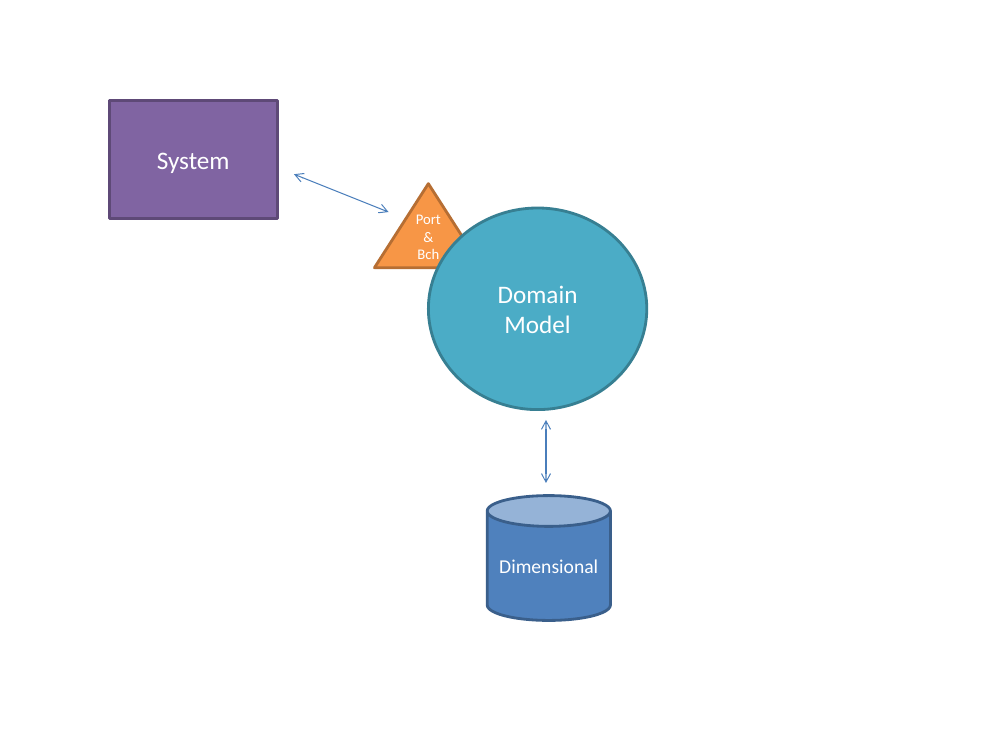
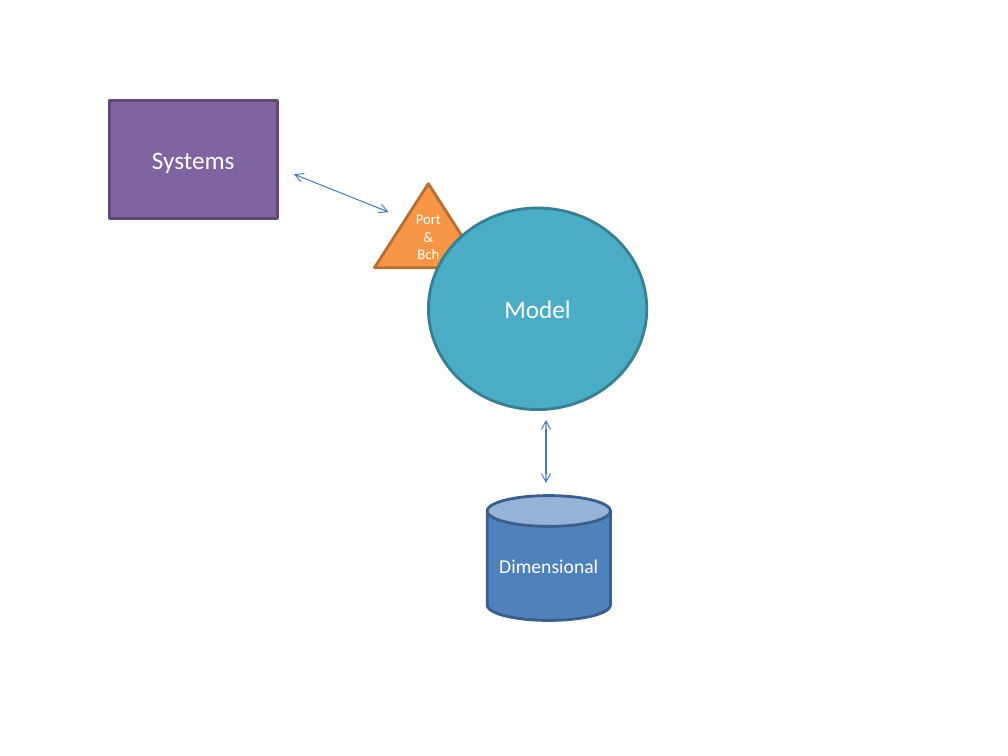
Before and after one commit to linus123/linus123.github.io, a slide deck: slide 2 of docs/Ds2Rewrite.pptx. Drawn at 1008x756 pixels with LibreOffice and Linux fonts; fonts in the diff are those of the drawing. Boxes give left, top, right and bottom in pixels: in the first picture for what was removed or moved away, otherwise in the second. Text is boxed around its words. In the diff, an @@ line names an element or a change of style, - is before the commit and + after.

```diff
--- a/docs/Ds2Rewrite.pptx
+++ b/docs/Ds2Rewrite.pptx
@@ text in rectangle at box(152, 152, 235, 173): text changed @@
-System
+Systems
@@ text in ellipse at box(498, 285, 578, 303): paragraph removed @@
-Domain
```
Also in this commit, not shown: 1 other slide changed, 2 slides added, 8 other files.
